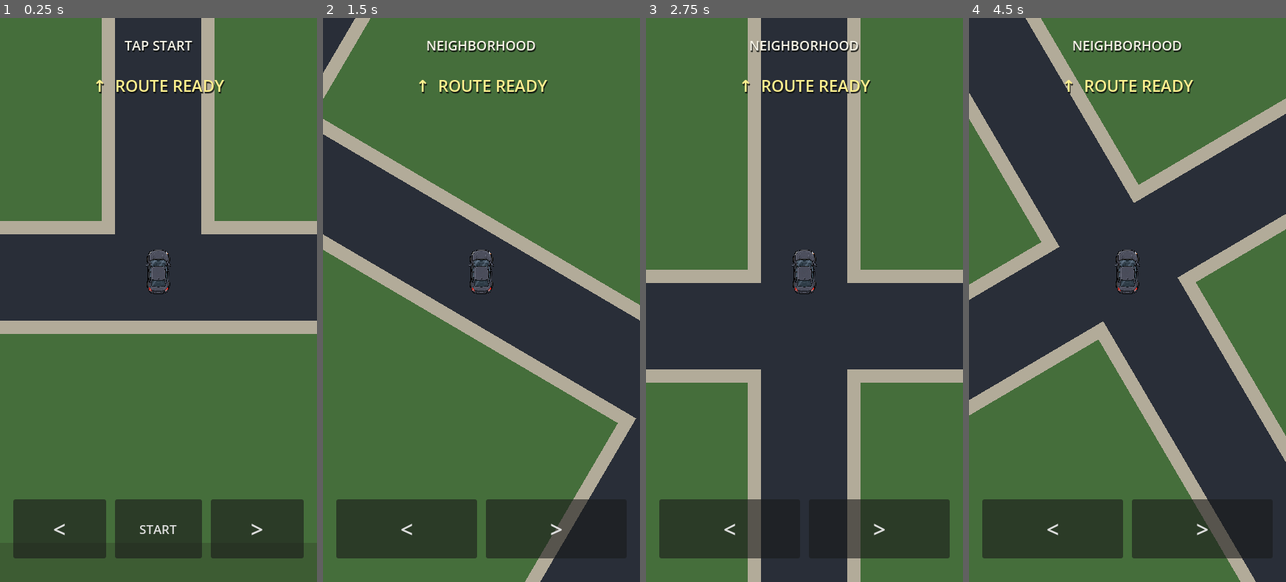
Above: before the commit, frames 1-4 (left to right).
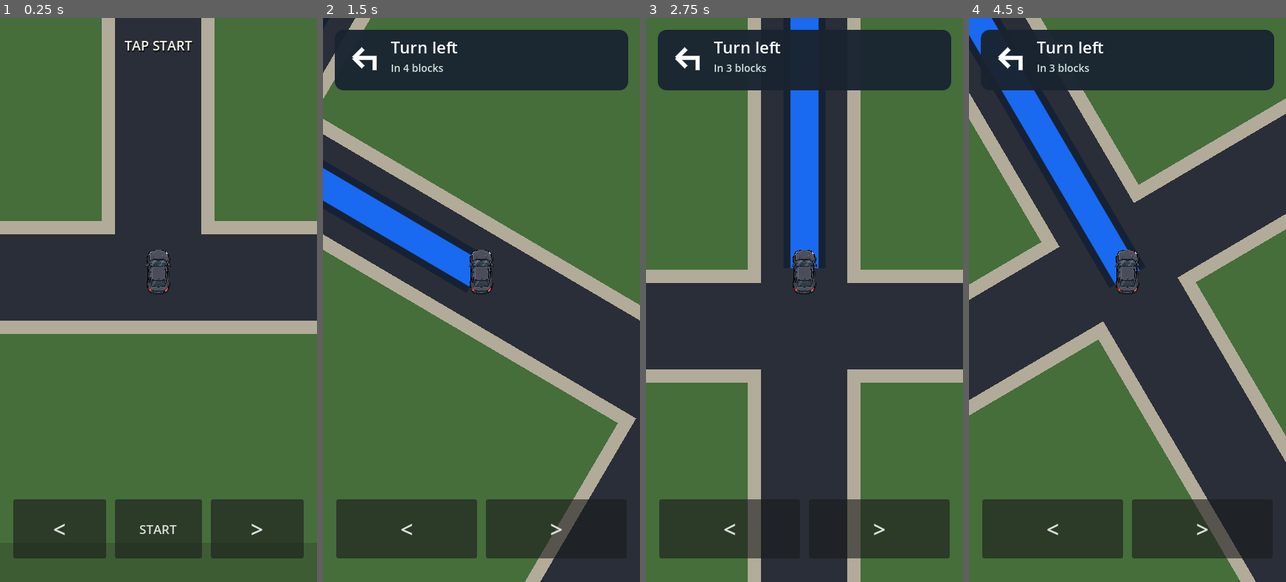
Above: after the commit, the same moments.

Repository: patrickcallahancomedy/comedian
Game: Godot game, scene res://scenes/drive/drive_module.tscn
The game is run twice, just before and just after one commit, with the same random seed, the same clock (stepped at 60 frames per second) and the same inputs.
Inputs (mouse positions are in pixels of both pictures, inside the frame that each line leads up to):
- Up to frame 1 (0.25 s): no input
- Up to frame 2 (1.5 s): click "START" at 0.5 s; tap Enter (ui_accept) at 1.25 s; move the mouse to (551, 271) at 1.27 s; hold Right from 1.28 s (still down); tap Space at 1.35 s; click (551, 271) at 1.42 s
- Up to frame 3 (2.75 s): tap Enter (ui_accept) at 1.52 s; release Right at 2 s; drag from (741, 328) to (788, 412) at 2.02 s
- Up to frame 4 (4.5 s): move the mouse to (1159, 175) at 2.77 s; hold Right 2.78-3.5 s; tap Space at 2.85, 4.35 s; drag from (1111, 412) to (1032, 215) at 3.52 s; move the mouse to (1222, 384) at 4.27 s; hold Left from 4.28 s (still down)

The runs differ from the first frame. In frame 1, 0.5% of the frame differs, in the area x 30-71%, y 10-14%; in frame 2, 13%, in the area x 0-97%, y 2-48%; in frame 3, 10%; in frame 4, 11%.
Error before the commit: Parse Error: Cannot infer the type of "lot_entry" variable because the value doesn't have a set type. (res://scripts/drive/drive_navigation.gd:180)

Commit message:
Fix transition route typing

Diff:
--- a/godot/scripts/drive/drive_navigation.gd
+++ b/godot/scripts/drive/drive_navigation.gd
@@ -177,7 +177,7 @@
 
 			# Carry the city route through the destination intersection to the
 			# driveway mouth, then remove it as soon as parking mode begins.
-			var lot_entry := drive._parking_entry_point()
+			var lot_entry: Vector2 = drive._parking_entry_point()
 			if points[points.size() - 1].distance_to(lot_entry) > 0.5:
 				points.append(lot_entry)
 			return points
